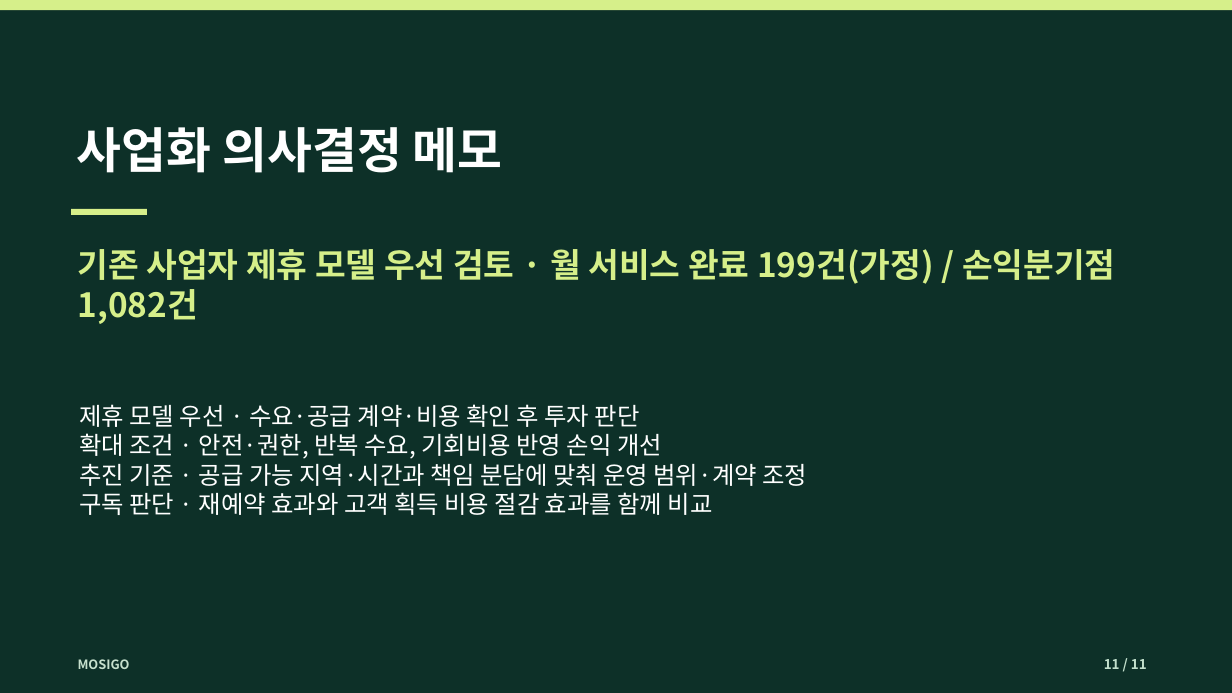
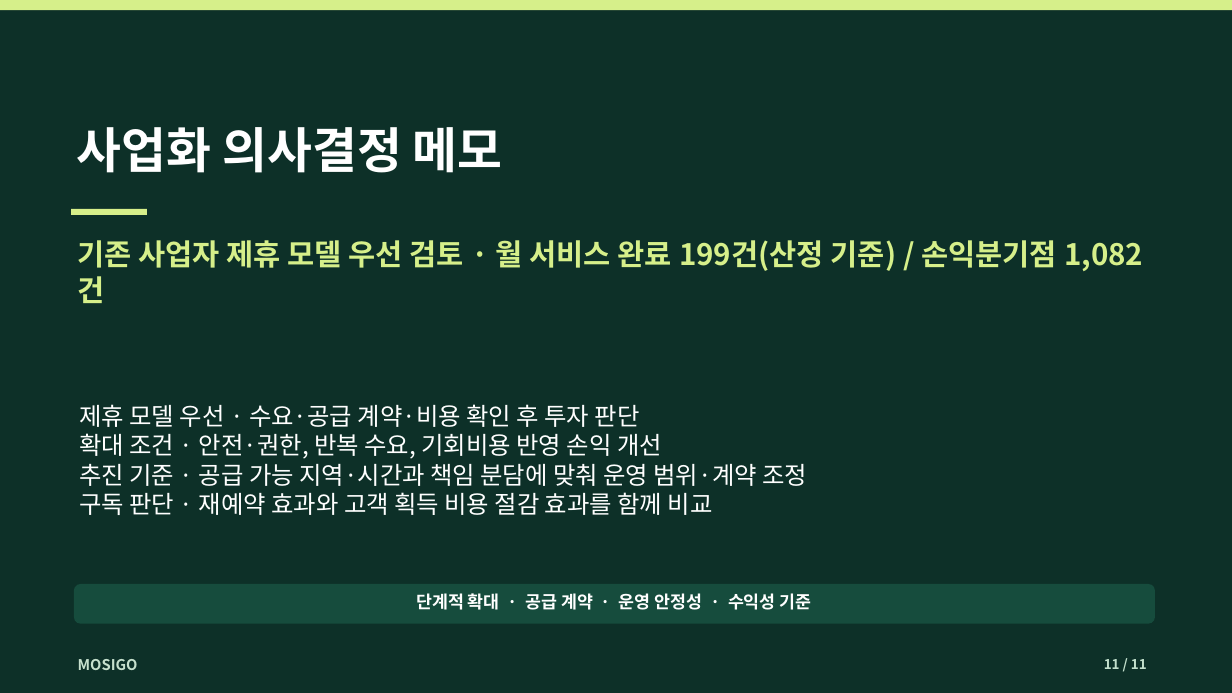
Before and after one commit to dohyunkimmm/mosigo-case-study, a slide deck: slide 11 of downloads/mosigo_report.pptx. Drawn at 1232x693 pixels with LibreOffice and Linux fonts; fonts in the diff are those of the drawing. Boxes give left, top, right and bottom in pixels: in the first picture for what was removed or moved away, otherwise in the second. Text is boxed around its words. In the diff, an @@ line names an element or a change of style, - is before the commit and + after.

Commit message:
design: modernize MOSIGO 11-slide editable presentation and scenario labels

```diff
--- a/downloads/mosigo_report.pptx
+++ b/downloads/mosigo_report.pptx
@@ text at (78, 240, 1143, 271): text changed; size 26 to 23 pt @@
-기존 사업자 제휴 모델 우선 검토 · 월 서비스 완료 199건(가정) / 손익분기점 1,082건
+기존 사업자 제휴 모델 우선 검토 · 월 서비스 완료 199건(산정 기준) / 손익분기점 1,082건
@@ rounded rectangle added at (74, 584, 1155, 624), fill #164C3D @@
@@ text added at (417, 593, 812, 610), 13.5 pt, text #FFFFFF, bold @@
+단계적 확대 · 공급 계약 · 운영 안정성 · 수익성 기준
@@ text "MOSIGO" at (78, 659, 138, 670): size 10 to 11.5 pt @@
```
Also in this commit, not shown: 10 other slides changed.
